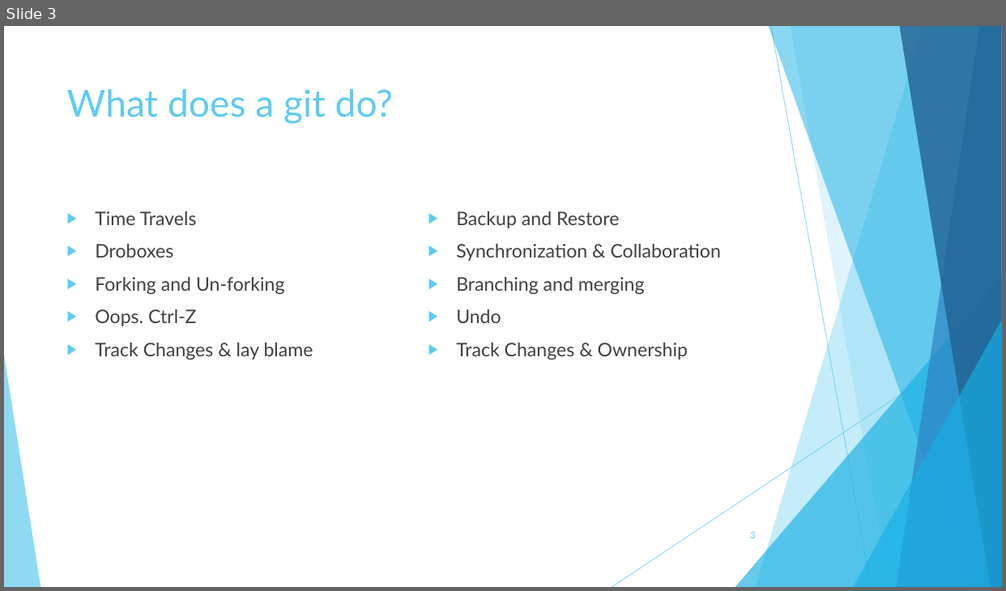
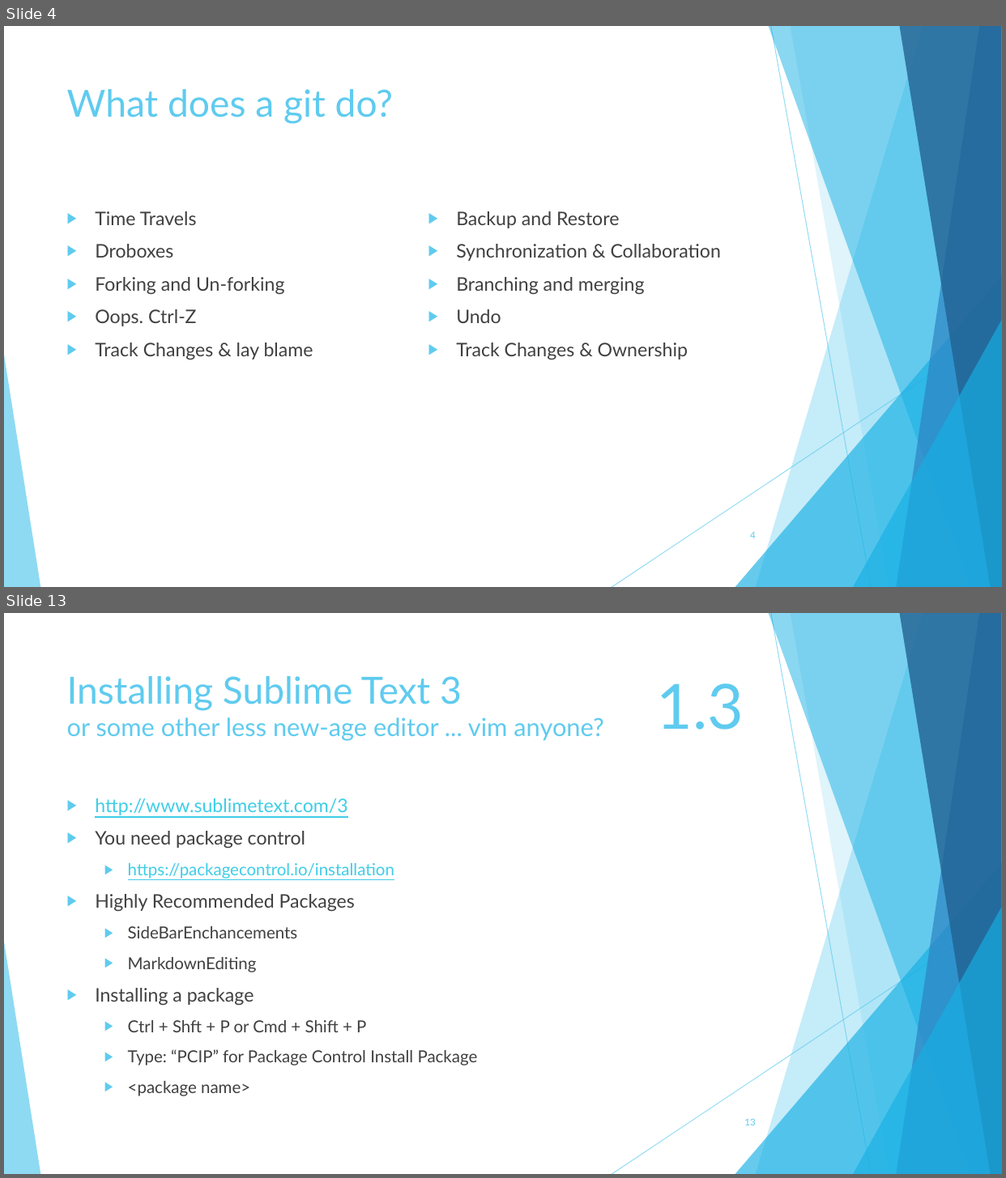
Before and after one commit to TechplexEngineer/GitCheatSheet, a slide deck: ppt/Getting started with GIT.pptx. Shown one above the other, each under a label of ours: slide 3 before the commit, slides 4 and 13 after it; the slides between them are not shown. The pictures are 1006x591 and 1006x1178 pixels, drawn with LibreOffice and Linux fonts; fonts in the diff are those of the drawing. Boxes give left, top, right and bottom in pixels: in the first picture for what was removed or moved away, otherwise in the second. Text is boxed around its words. In the diff, an @@ line names an element or a change of style, - is before the commit and + after.

```diff
--- a/ppt/Getting started with GIT.pptx
+++ b/ppt/Getting started with GIT.pptx
@@ slide 13 added at [4,613,1002,1174], background #FFFFFF; not listed: 10 template elements that a slide beside it also shows @@
@@ title added at [67,676,604,741], 24 pt, text #5FCBEF @@
+Installing Sublime Text 3
+or some other less new-age editor ... vim anyone?
@@ text added at [657,683,744,730], 60 pt, text #5FCBEF @@
+1.3
@@ text added at [95,798,478,1097], 16 pt, text #404040 @@
+▶ http://www.sublimetext.com/3
+▶ You need package control
+  ▶ https://packagecontrol.io/installation
+▶ Highly Recommended Packages
+  ▶ SideBarEnchancements
+  ▶ MarkdownEditing
+▶ Installing a package
+  ▶ Ctrl + Shft + P or Cmd + Shift + P
+  ▶ Type: “PCIP” for Package Control Install Package
+  ▶ <package name>
@@ page number added at [744,1118,755,1126], 9 pt, text #5FCBEF @@
+13
@@ what was slide 3 is now slide 4 @@
@@ page number at [750,531,756,539]: text changed @@
-3
+4
```
Also in this commit, not shown: 12 slides changed, 10 other slides added, 2 slides removed.
